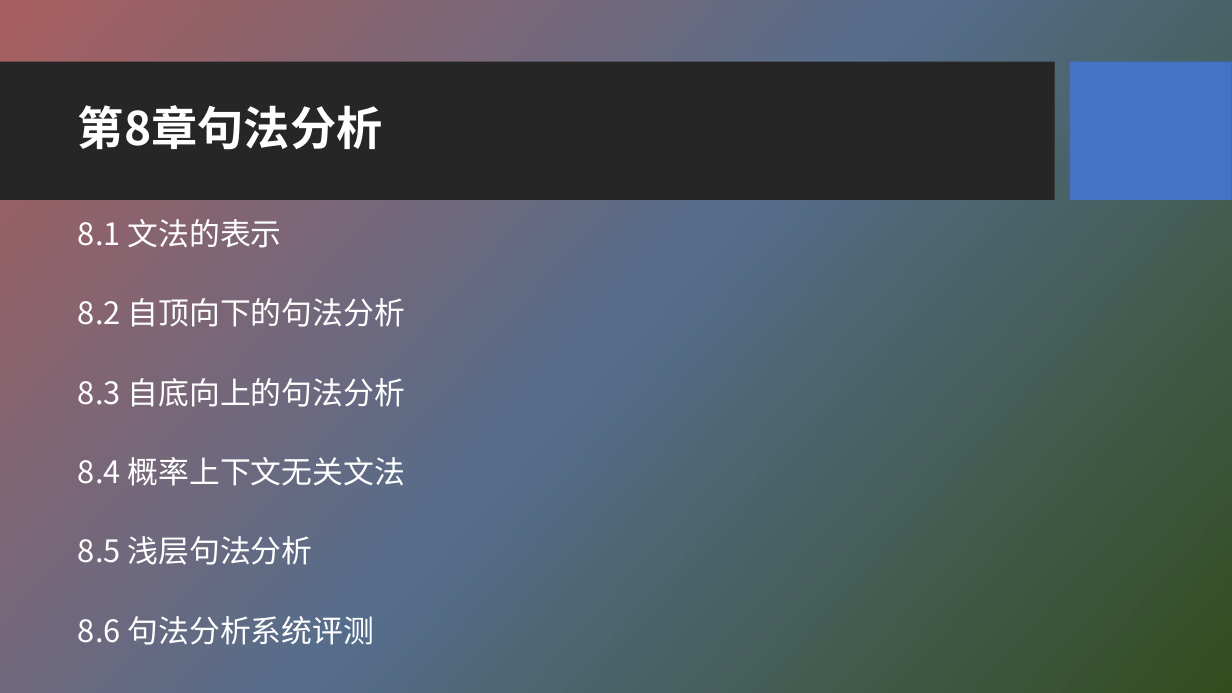
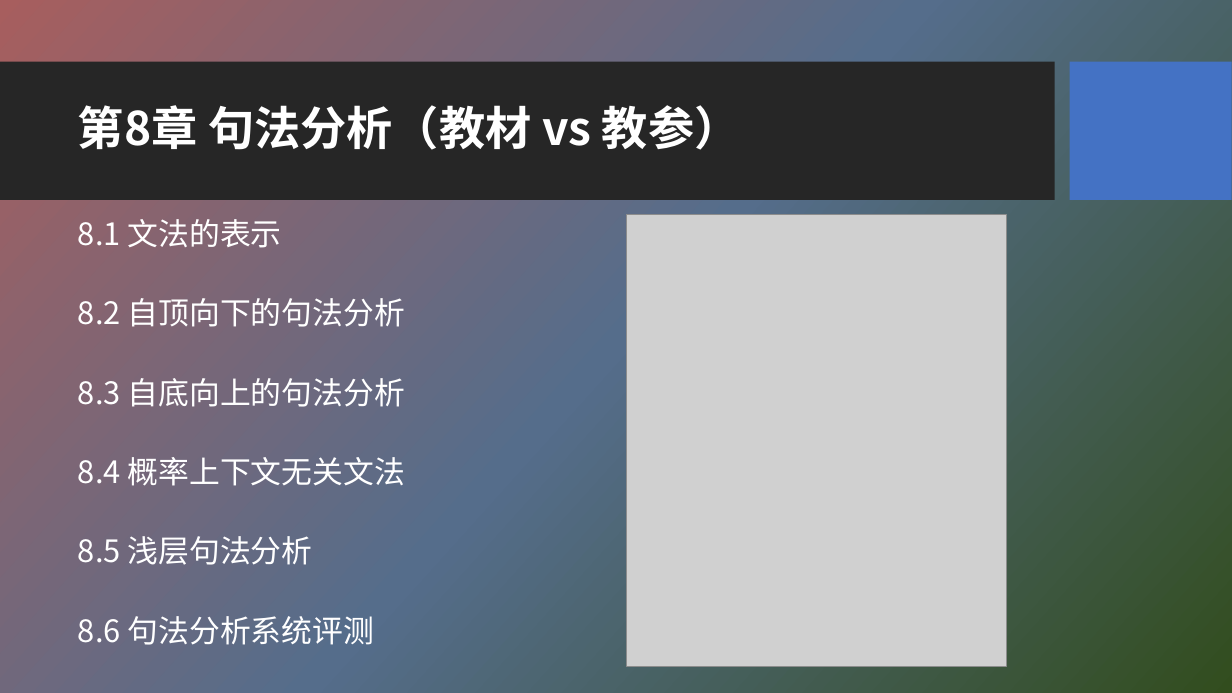
Before and after one commit to HBU/NLP_PPT, a slide deck: slide 9 of PPT-2020/ch08 句法分析.pptx (slide 2 before the commit). Drawn at 1232x693 pixels with LibreOffice and Linux fonts; fonts in the diff are those of the drawing; grey boxes stand for pictures; background and template pictures are left out. Boxes give left, top, right and bottom in pixels: in the first picture for what was removed or moved away, otherwise in the second. Text is boxed around its words. In the diff, an @@ line names an element or a change of style, - is before the commit and + after.

```diff
--- a/PPT-2020/ch08 句法分析.pptx
+++ b/PPT-2020/ch08 句法分析.pptx
@@ title at box(78, 105, 741, 150): text changed @@
-第8章句法分析
+第8章 句法分析（教材 vs 教参）
@@ picture added at box(627, 214, 1007, 666) @@
```
Also in this commit, not shown: 1 other slide changed, 10 slides added, 5 slides removed, 1 other file.
